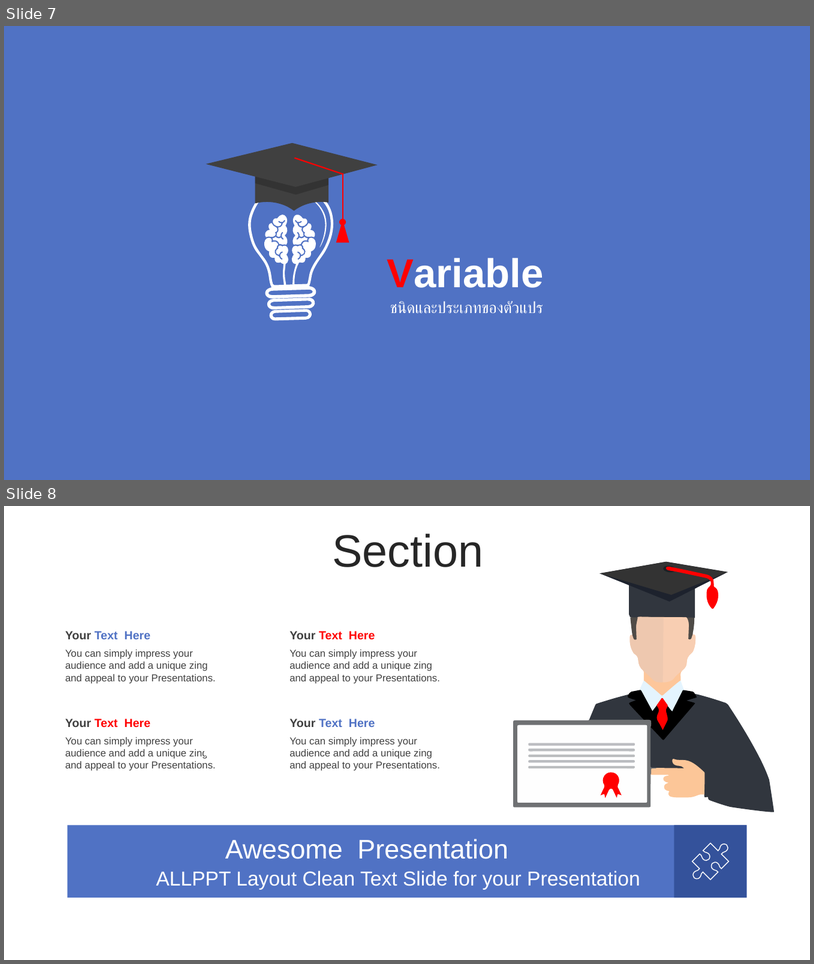
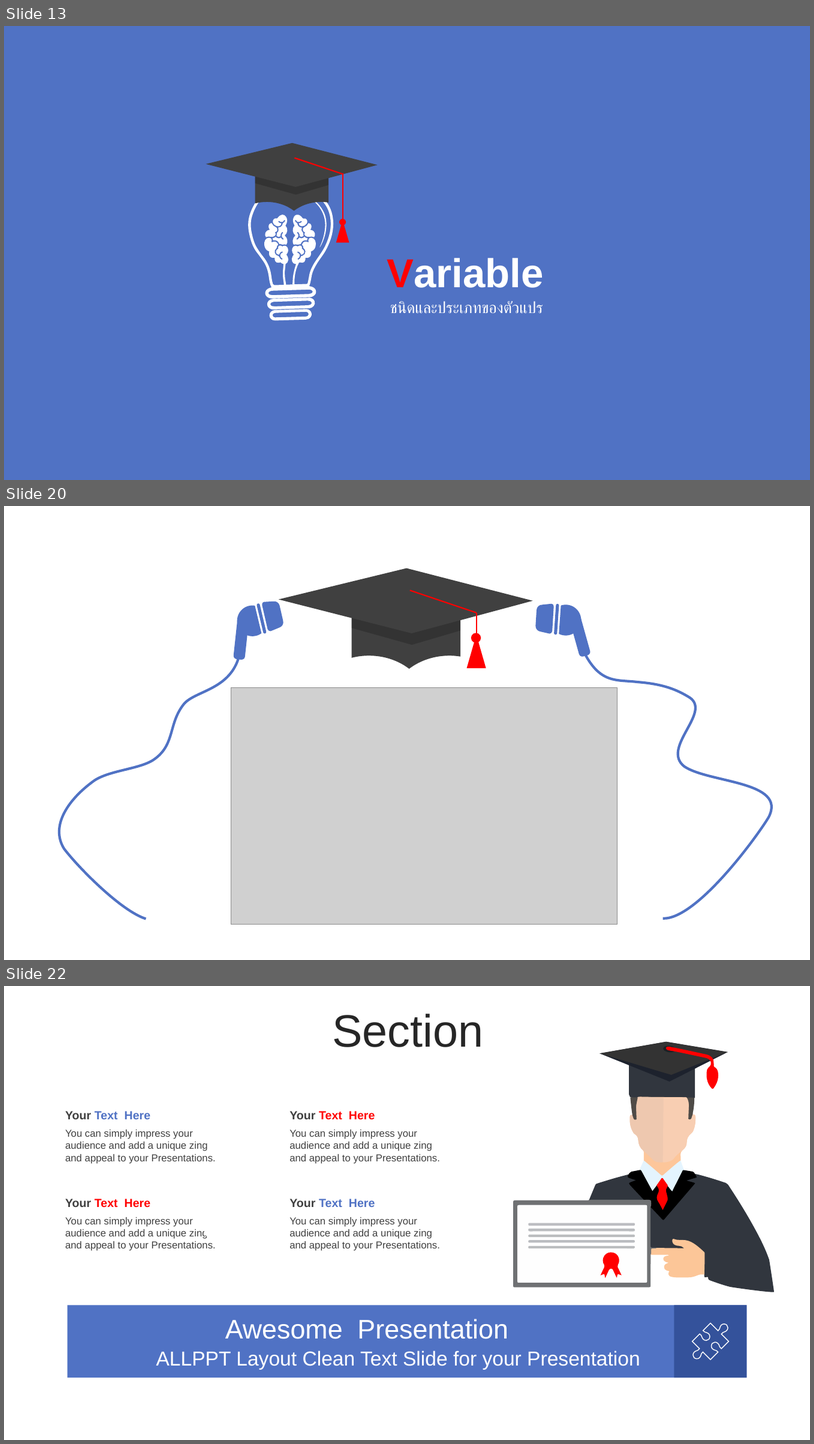
Before and after one commit to WatcharapolxFa/SolveProblemsIn-C-Language, a slide deck: LearnC/C.pptx. Shown one above the other, each under a label of ours: slides 7 and 8 before the commit, slides 13, 20 and 22 after it; the slides between them are not shown. The pictures are 814x964 and 814x1444 pixels, drawn with LibreOffice and Linux fonts; fonts in the diff are those of the drawing; grey boxes stand for pictures. Boxes give left, top, right and bottom in pixels: in the first picture for what was removed or moved away, otherwise in the second. Text is boxed around its words. In the diff, an @@ line names an element or a change of style, - is before the commit and + after.

```diff
--- a/LearnC/C.pptx
+++ b/LearnC/C.pptx
@@ slide 20 added at bbox=[4, 506, 810, 960], background #FFFFFF @@
@@ group added at bbox=[231, 598, 285, 660]: 2 rounded rectangles, 1 chord (boxed as its full ellipse), 1 freeform shape @@
@@ group added at bbox=[536, 600, 591, 657]: 2 rounded rectangles, 1 chord (boxed as its full ellipse), 1 freeform shape @@
@@ group added at bbox=[279, 568, 533, 669]: 3 freeform shapes, 2 lines, 1 triangle, 1 ellipse @@
@@ freeform shape added at bbox=[59, 659, 238, 919], outline #5072C4 3 pt @@
@@ freeform shape added at bbox=[584, 650, 772, 919], outline #5072C4 3 pt @@
@@ picture added at bbox=[231, 687, 618, 925] @@
@@ what was slide 7 is now slide 13 @@
@@ what was slide 8 is now slide 22 @@
```
Also in this commit, not shown: 2 slides changed, 14 other slides added, 3 slides removed, 3 other files.
